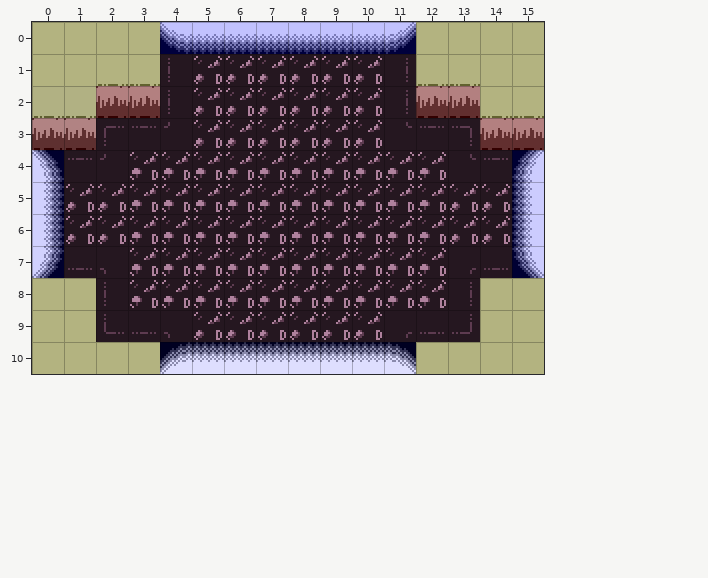
A Tiled map gets an edit: art/rooms/CaveTest_Standard.tmx. This is how it looked before the edit.
Cells are 16x16 px. Shown: x 0..15, y 0..10.
The same view after the edit:
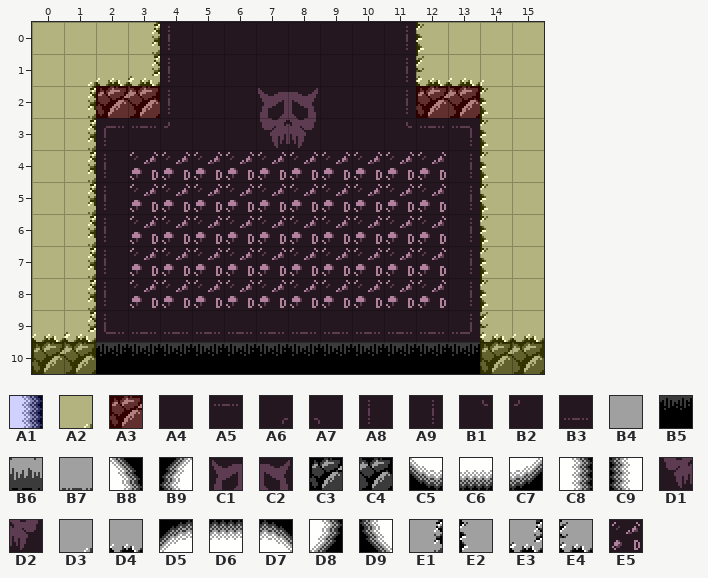
Key: from "Attributes": A1 1, A2 2, A3 3; from "DiscoFloorTiles": A4 0 "floor", A5 2 "floor", A6 4 "floor", A7 5 "floor", A8 17 "floor", A9 19 "floor", B1 20 "floor", B2 21 "floor", B3 34 "floor"; from "MapTiles": B4 2 "map", B5 6 "map", B6 16 "map", B7 18 "map", B8 30 "map", B9 31 "map", C1 32 "map", C2 33 "map", C3 40 "map", C4 42 "map", C5 43 "map", C6 44 "map", C7 45 "map", C8 46 "map", C9 47 "map", D1 48 "map", D2 49 "map", D3 56 "map", D4 57 "map", D5 59 "map", D6 60 "map", D7 61 "map", D8 62 "map", D9 63 "map", E1 72 "map", E2 74 "map", E3 88 "map", E4 90 "map"; from "TechnicalTiles": E5 4 "detail".
__ is an empty cell, ## one hidden under a higher layer, .. an unchanged one.
Tiles of an added or newly shown layer are drawn over the layers below it.
See-through tiles are keyed as they look on the map.
From old to new:
--- layer "Base"
@@ x 0..15 @@
- 1 .. B4 B7 B7 .. .. .. .. .. .. .. .. B7 B7 .. ..
- 2 .. ## B6 B6 .. .. .. .. .. .. .. .. B6 B6 ## ..
- 3 .. ## .. .. .. .. .. .. .. .. .. .. .. .. ## ..
- 4 .. ## .. .. .. .. .. .. .. .. .. .. .. .. ## ..
- 5 .. ## .. .. .. .. .. .. .. .. .. .. .. .. ## ..
- 6 .. ## .. .. .. .. .. .. .. .. .. .. .. .. ## ..
- 7 .. ## .. .. .. .. .. .. .. .. .. .. .. .. ## ..
- 8 .. B4 .. .. .. .. .. .. .. .. .. .. .. .. B4 ..
- 9 B4 B4 .. .. .. .. .. .. .. .. .. .. .. .. B4 B4
-10 B4 B4 B4 B4 ## ## ## ## ## ## ## ## B4 B4 B4 B4
+ 1 .. D3 D4 ## .. .. .. .. .. .. .. .. ## D4 .. ..
+ 2 .. E1 C3 ## .. .. .. .. .. .. .. .. ## C4 E2 ..
+ 3 .. E1 .. .. .. .. .. .. .. .. .. .. .. .. E2 ..
+ 4 .. E1 .. .. .. .. .. .. .. .. .. .. .. .. E2 ..
+ 5 .. E1 .. .. .. .. .. .. .. .. .. .. .. .. E2 ..
+ 6 .. E1 .. .. .. .. .. .. .. .. .. .. .. .. E2 ..
+ 7 .. E1 .. .. .. .. .. .. .. .. .. .. .. .. E2 ..
+ 8 .. E1 .. .. .. .. .. .. .. .. .. .. .. .. E2 ..
+ 9 D4 E3 .. .. .. .. .. .. .. .. .. .. .. .. E4 D4
+10 C3 C4 B5 B5 B5 B5 B5 B5 B5 B5 B5 B5 B5 B5 C3 C4
--- layer "Attributes"
@@ x 2..13 @@
-10 A2 A2 ## ## ## ## ## ## ## ## A2 A2
+10 __ __ __ __ __ __ __ __ __ __ __ __
--- layer "Overlay: Exterior - West/Base" (now hidden)
@@ x 0..2 @@
- 2 B7 B7 ..
- 3 B6 B6 ..
- 4 B8 A5 B2
- 5 C8 E5 E5
- 6 C8 E5 E5
- 7 D8 B3 A7
+ 2 __ __ ..
+ 3 __ __ ..
+ 4 __ __ __
+ 5 __ __ __
+ 6 __ __ __
+ 7 __ __ __
--- layer "Overlay: Exterior - West/Attributes" (now hidden)
@@ x 0..1 @@
- 2 A2 A2
- 3 A3 A3
- 4 A1 ..
- 5 A1 ..
- 6 A1 ..
- 7 A1 ..
+ 2 __ __
+ 3 __ __
+ 4 __ ..
+ 5 __ ..
+ 6 __ ..
+ 7 __ ..
--- layer "Overlay: Exterior - South/Base" (now hidden)
@@ x 4..11 @@
- 9 A7 E5 E5 E5 E5 E5 E5 A6
-10 D5 D6 D6 D6 D6 D6 D6 D7
+ 9 __ __ __ __ __ __ __ __
+10 __ __ __ __ __ __ __ __
--- layer "Overlay: Exterior - South/Attributes" (now hidden)
@@ x 4..11 @@
-10 A1 A1 A1 A1 A1 A1 A1 A1
+10 __ __ __ __ __ __ __ __
--- layer "Overlay: Exterior - East/Base" (now hidden)
@@ x 13..15 @@
- 2 .. B7 B7
- 3 .. B6 B6
- 4 B1 A5 B9
- 5 E5 E5 C9
- 6 E5 E5 C9
- 7 A6 B3 D9
+ 2 .. __ __
+ 3 .. __ __
+ 4 __ __ __
+ 5 __ __ __
+ 6 __ __ __
+ 7 __ __ __
--- layer "Overlay: Exterior - East/Attributes" (now hidden)
@@ x 14..15 @@
- 2 A2 A2
- 3 A3 A3
- 4 .. A1
- 5 .. A1
- 6 .. A1
- 7 .. A1
+ 2 __ __
+ 3 __ __
+ 4 .. __
+ 5 .. __
+ 6 .. __
+ 7 .. __
--- layer "Overlay: Exterior - North/Base" (now hidden)
@@ x 4..11 @@
- 0 C5 C6 C6 C6 C6 C6 C6 C7
- 1 .. E5 E5 E5 E5 E5 E5 ..
- 2 .. E5 E5 E5 E5 E5 E5 ..
- 3 .. E5 E5 E5 E5 E5 E5 ..
+ 0 __ __ __ __ __ __ __ __
+ 1 .. __ __ __ __ __ __ ..
+ 2 .. __ __ __ __ __ __ ..
+ 3 .. __ __ __ __ __ __ ..
--- layer "Overlay: Exterior - North/Attributes" (now hidden)
@@ x 4..11 @@
- 0 A1 A1 A1 A1 A1 A1 A1 A1
+ 0 __ __ __ __ __ __ __ __
--- layer "Overlay: Challenge - North/Base" (now shown)
@@ x 3..12 @@
- 0 __ __ __ __ __ __ __ __ __ __
- 1 __ .. __ __ __ __ __ __ .. __
- 2 __ .. __ __ __ __ __ __ .. __
- 3 .. .. __ __ __ __ __ __ .. ..
+ 0 E1 A8 A4 A4 A4 A4 A4 A4 A9 E2
+ 1 E3 .. A4 A4 A4 A4 A4 A4 .. E4
+ 2 C4 .. A4 A4 C1 C2 A4 A4 .. C3
+ 3 .. .. A4 A4 D1 D2 A4 A4 .. ..
--- layer "Overlay: Challenge - North/Attributes" (now shown)
@@ x 3..12 @@
- 0 __ .. .. .. .. .. .. .. .. __
- 1 __ .. .. .. .. .. .. .. .. __
- 2 __ .. .. .. .. .. .. .. .. __
+ 0 A2 .. .. .. .. .. .. .. .. A2
+ 1 A2 .. .. .. .. .. .. .. .. A2
+ 2 A3 .. .. .. .. .. .. .. .. A3
Changed places in both pictures, as pixel boxes (x1, y1, x2, y2):
changed: (32, 22, 544, 374)
